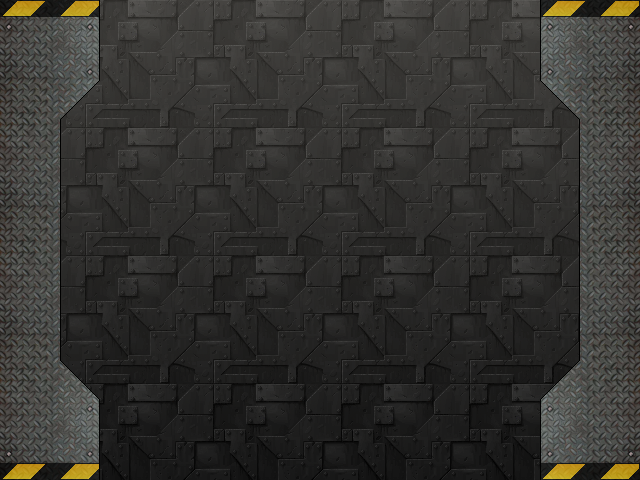
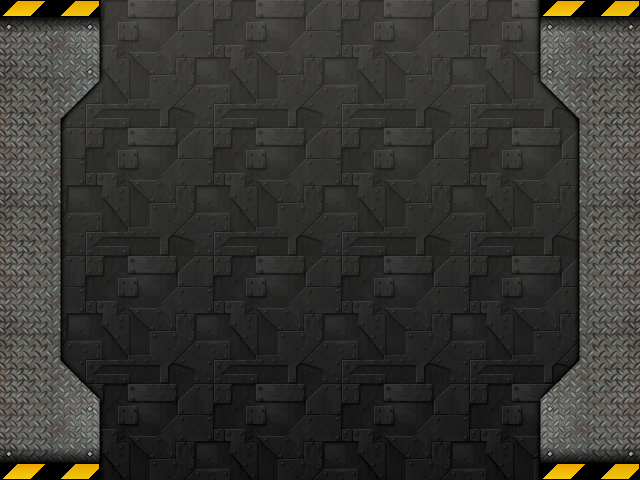
Layers edited between the first and the second 640 × 480 image:
painted on "boulons" over [7, 25, 633, 456]
renamed "bandes" to "bandes_rayures", opacity 70% → 100%, painted on it over [0, 0, 640, 480]
renamed "col_droite" to "col_droite_degrade", opacity 100% → 60% over [540, 0, 640, 480]
renamed "col_gauche" to "col_gauche_degrade", opacity 100% → 60% over [0, 0, 100, 480]
added layer "col_shadow" above "degradé" over [0, 0, 640, 480]
